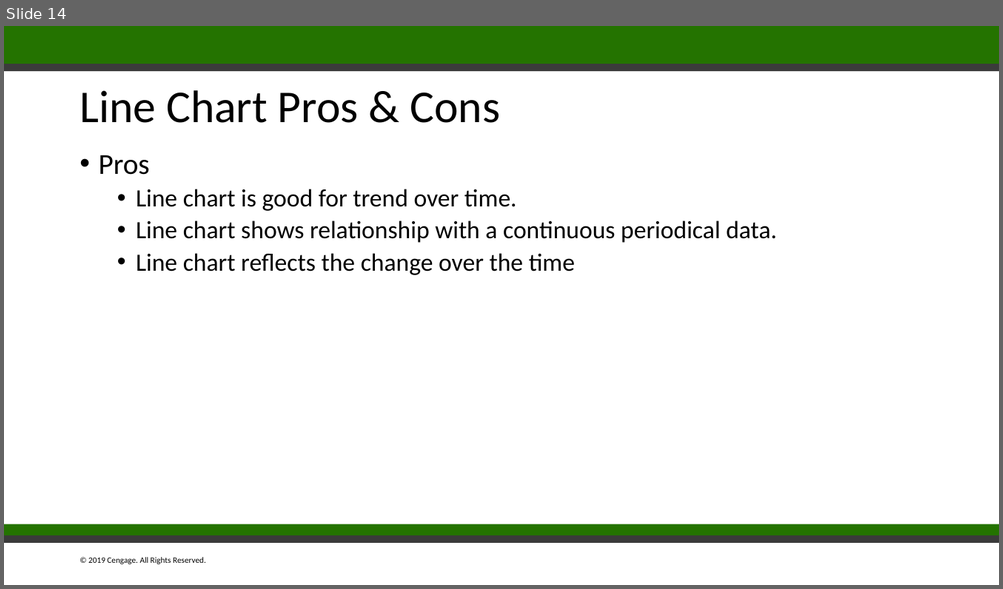
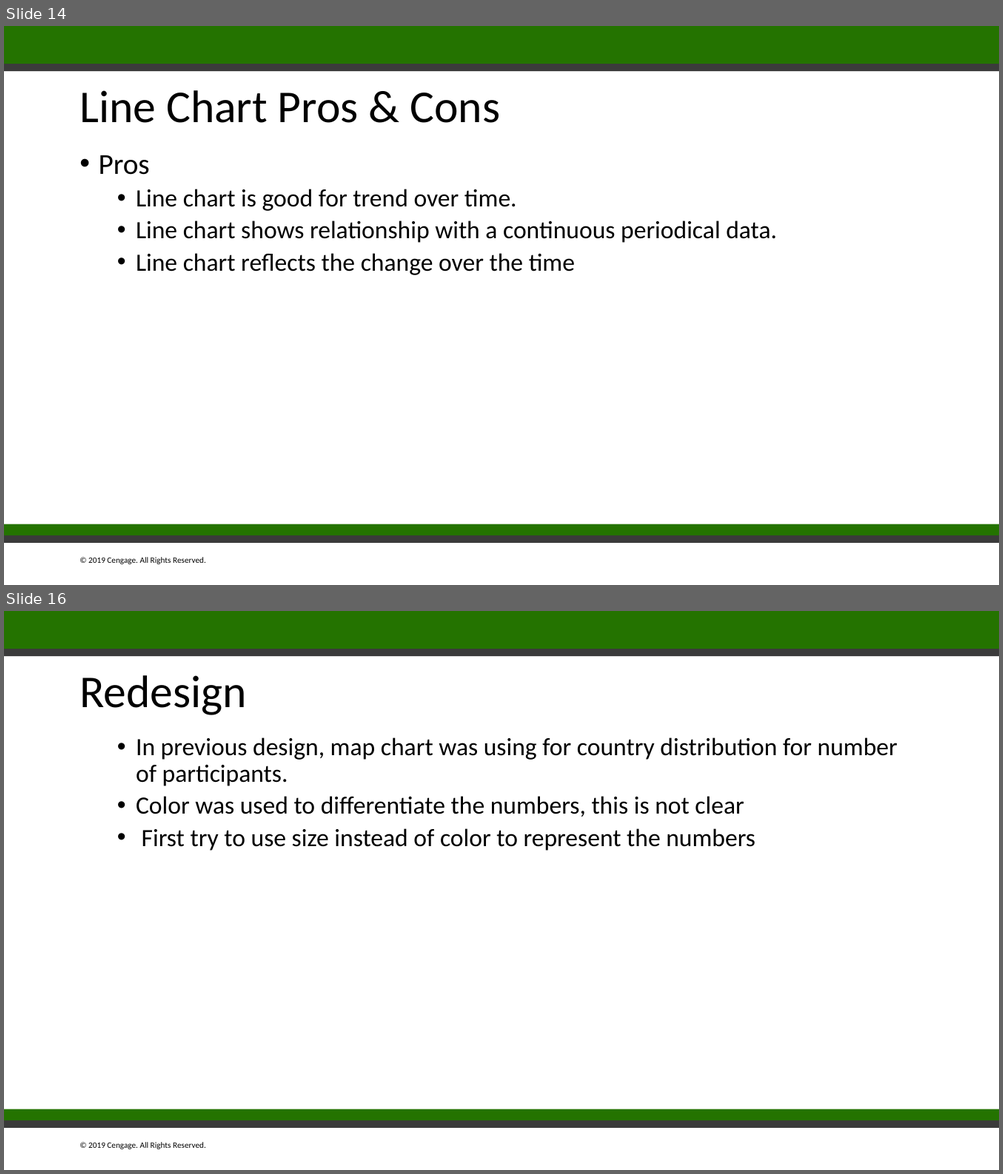
Before and after one commit to billyean/anna, a slide deck: Stackoverflow Programmer's Story.pptx. Shown one above the other, each under a label of ours: slide 14 before the commit, slides 14 and 16 after it; the slides between them are not shown. The pictures are 1003x589 and 1003x1174 pixels, drawn with LibreOffice and Linux fonts; fonts in the diff are those of the drawing. Boxes give left, top, right and bottom in pixels: in the first picture for what was removed or moved away, otherwise in the second. Text is boxed around its words. In the diff, an @@ line names an element or a change of style, - is before the commit and + after.

Commit message:
Add redesign

```diff
--- a/Stackoverflow Programmer's Story.pptx
+++ b/Stackoverflow Programmer's Story.pptx
@@ slide 16 added at [4,611,999,1170], background #FFFFFF; not listed: 5 template elements that a slide beside it also shows @@
@@ title added at [79,675,246,715], 44 pt, text #000000 @@
+Redesign
@@ text added at [136,738,897,851], 24 pt, text #000000 @@
+  • In previous design, map chart was using for country distribution for number of participants.
+  • Color was used to differentiate the numbers, this is not clear
+  • First try to use size instead of color to represent the numbers
```
Also in this commit, not shown: 1 slide changed, 3 other slides added.
